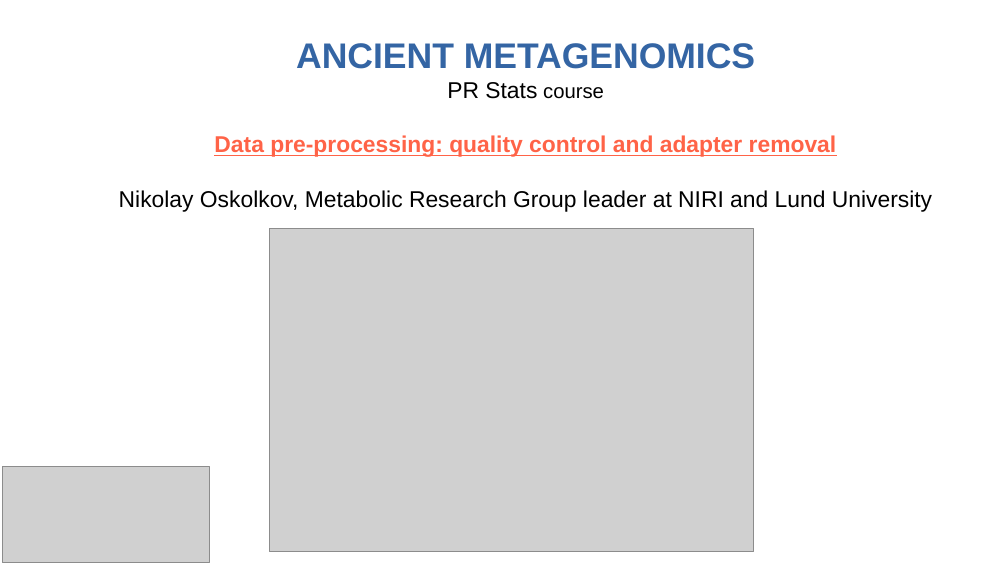
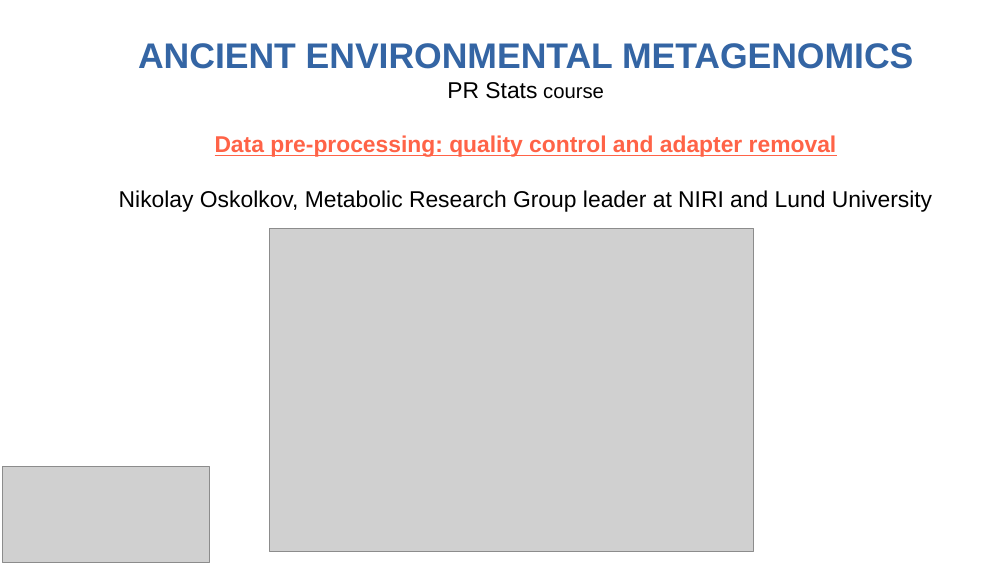
Before and after one commit to NikolayOskolkov/AncientEnvironmentalMetagenomics, a slide deck: slide 1 of slides/Lecture_QC_AdapterRemoval.pptx. Drawn at 1008x567 pixels with LibreOffice and Linux fonts; fonts in the diff are those of the drawing; grey boxes stand for pictures. Boxes give left, top, right and bottom in pixels: in the first picture for what was removed or moved away, otherwise in the second. Text is boxed around its words. In the diff, an @@ line names an element or a change of style, - is before the commit and + after.

```diff
--- a/slides/Lecture_QC_AdapterRemoval.pptx
+++ b/slides/Lecture_QC_AdapterRemoval.pptx
@@ text at (x1=119, y1=43, x2=932, y2=212): text changed; bold on @@
-ANCIENT METAGENOMICS
-PR Stats course
-Data pre-processing: quality control and adapter removal
-Nikolay Oskolkov, Metabolic Research Group leader at NIRI and Lund University
+ANCIENT ENVIRONMENTAL METAGENOMICS
+PR Stats course
+Data pre-processing: quality control and adapter removal
+Nikolay Oskolkov, Metabolic Research Group leader at NIRI and Lund University
```
Also in this commit, not shown: 1 other slide changed, 11 other files.
